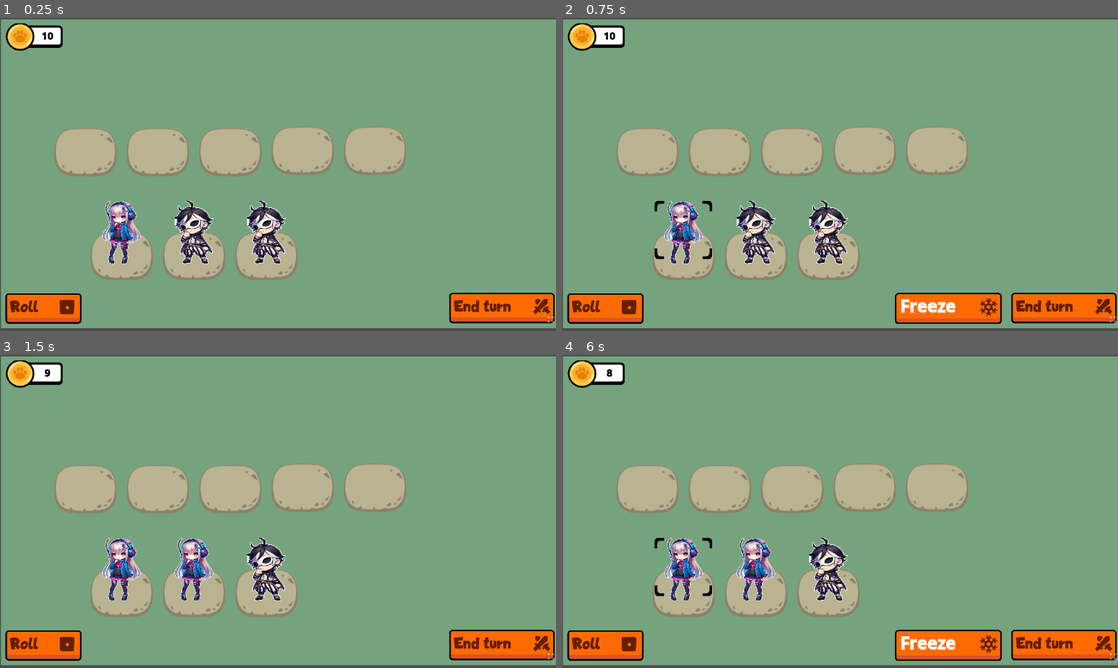
Above: before the commit, frames 1-4 (two rows, left to right).
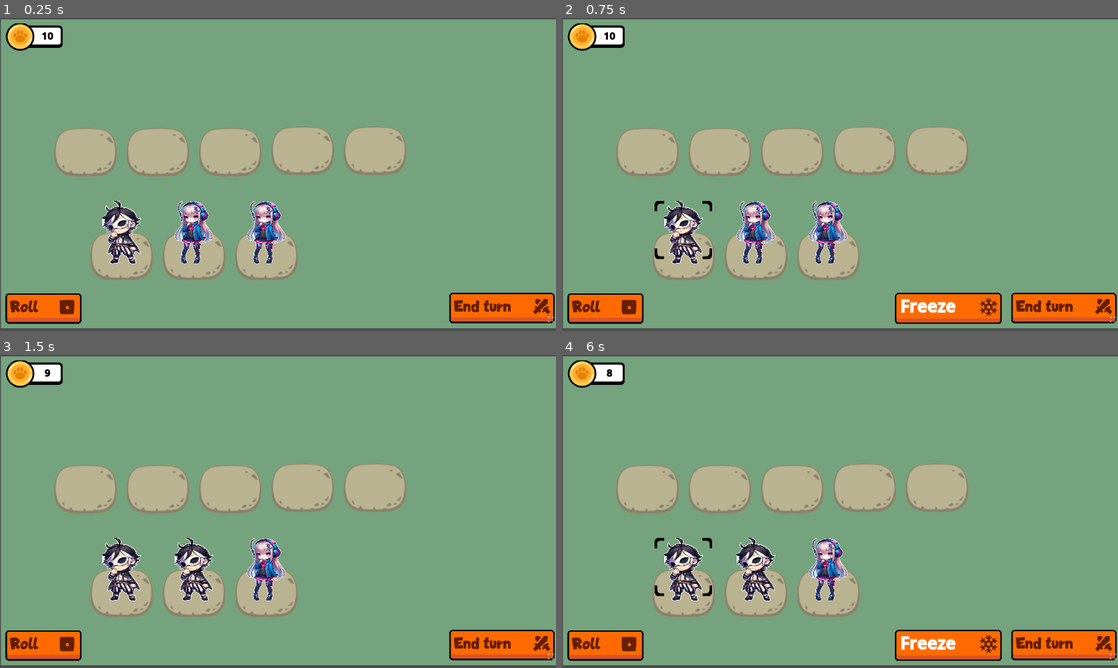
Above: after the commit, the same moments.

Repository: ganiyamustafa/godot-sabung
Game: Godot game, scene res://scenes/menu.tscn
Same seed, same stepped clock (60 frames per second), same inputs: the game is played once before the commit and once after it.
Inputs (mouse positions are in pixels of both pictures, inside the frame that each line leads up to):
- Up to frame 1 (0.25 s): no input
- Up to frame 2 (0.75 s): click (684, 233) at 0.52 s
- Up to frame 3 (1.5 s): click (44, 646) at 1.25 s
- Up to frame 4 (6 s): click (1062, 646) at 2 s; click "[valign px=-3][font_size=35][…" at 2.75 s; click (606, 646) at 3.5 s; click (1062, 646) at 4.25 s; click "[valign px=-3][font_size=35][…" at 5 s; click (684, 570) at 5.77 s

The runs differ from the first frame. In frame 1, 3.1% of the frame differs, in the area x 18-52%, y 58-79%; in frame 2, 3.1%; in frame 3, 3.1%; in frame 4, 3.1%.

Commit message:
nyatuin char node, tapi kodenya jadi makin pusing kayanya aowkwkwk

Diff:
--- a/project.godot
+++ b/project.godot
@@ -27,6 +27,8 @@
 
 tier1=""
 helper=""
+char=""
+shop=""
 
 [rendering]
 
--- a/scenes/active_team.tscn
+++ b/scenes/active_team.tscn
@@ -26,6 +26,7 @@
 offset_top = 101.0
 offset_right = 137.0
 offset_bottom = 201.0
+mouse_filter = 2
 texture = ExtResource("2_cqc04")
 expand_mode = 1
 
--- /dev/null
+++ b/scenes/char.tscn
@@ -0,0 +1,24 @@
+[gd_scene load_steps=4 format=3 uid="uid://ckxp4ts07iuu5"]
+
+[ext_resource type="Texture2D" uid="uid://ca2xuqc63llta" path="res://src/tile-1.png" id="1_6i0r5"]
+[ext_resource type="Texture2D" uid="uid://bjw6pdbln75co" path="res://src/chr_0000_00.png" id="2_c0mr3"]
+[ext_resource type="Script" path="res://scripts/char_drag_n_drop.gd" id="3_ce08o"]
+
+[node name="Char" type="Node2D"]
+
+[node name="Tile" type="TextureRect" parent="."]
+offset_top = 98.0
+offset_right = 130.0
+offset_bottom = 198.0
+texture = ExtResource("1_6i0r5")
+expand_mode = 1
+
+[node name="Char" type="TextureButton" parent="."]
+offset_left = 25.0
+offset_top = 34.0
+offset_right = 105.0
+offset_bottom = 164.0
+texture_normal = ExtResource("2_c0mr3")
+ignore_texture_size = true
+stretch_mode = 0
+script = ExtResource("3_ce08o")
--- a/scenes/char/chr_0000.tscn
+++ /dev/null
@@ -1,32 +0,0 @@
-[gd_scene load_steps=4 format=3 uid="uid://byxbxykgejlrl"]
-
-[ext_resource type="Texture2D" uid="uid://ca2xuqc63llta" path="res://src/tile-1.png" id="1_mvqeo"]
-[ext_resource type="Texture2D" uid="uid://bjw6pdbln75co" path="res://src/chr_0000_00.png" id="2_5oqks"]
-[ext_resource type="Script" path="res://scripts/char_0000.gd" id="3_jepmq"]
-
-[node name="Chr0000" type="Node2D"]
-
-[node name="chr0000" type="Control" parent="."]
-layout_mode = 3
-anchors_preset = 0
-offset_right = 133.0
-offset_bottom = 203.0
-
-[node name="Tile" type="TextureRect" parent="chr0000"]
-layout_mode = 0
-offset_top = 98.0
-offset_right = 130.0
-offset_bottom = 198.0
-texture = ExtResource("1_mvqeo")
-expand_mode = 1
-
-[node name="Char" type="TextureButton" parent="chr0000" groups=["char", "helper", "shop", "tier1"]]
-layout_mode = 0
-offset_left = 25.0
-offset_top = 34.0
-offset_right = 105.0
-offset_bottom = 164.0
-texture_normal = ExtResource("2_5oqks")
-ignore_texture_size = true
-stretch_mode = 0
-script = ExtResource("3_jepmq")
--- a/scenes/char/chr_0001.tscn
+++ /dev/null
@@ -1,32 +0,0 @@
-[gd_scene load_steps=4 format=3 uid="uid://cfllqyfyqrppy"]
-
-[ext_resource type="Texture2D" uid="uid://ca2xuqc63llta" path="res://src/tile-1.png" id="1_8wpal"]
-[ext_resource type="Texture2D" uid="uid://ccoqytu5ic22f" path="res://src/chr_0001_00.png" id="2_y6iyw"]
-[ext_resource type="Script" path="res://scripts/char_0001.gd" id="3_hfokn"]
-
-[node name="Chr0001" type="Node2D"]
-
-[node name="chr0001" type="Control" parent="."]
-layout_mode = 3
-anchors_preset = 0
-offset_right = 133.0
-offset_bottom = 203.0
-
-[node name="Tile" type="TextureRect" parent="chr0001"]
-layout_mode = 0
-offset_top = 98.0
-offset_right = 130.0
-offset_bottom = 198.0
-texture = ExtResource("1_8wpal")
-expand_mode = 1
-
-[node name="Char" type="TextureButton" parent="chr0001" groups=["char", "helper", "shop", "tier1"]]
-layout_mode = 0
-offset_left = 25.0
-offset_top = 34.0
-offset_right = 105.0
-offset_bottom = 164.0
-texture_normal = ExtResource("2_y6iyw")
-ignore_texture_size = true
-stretch_mode = 0
-script = ExtResource("3_hfokn")
--- a/scenes/menu.tscn
+++ b/scenes/menu.tscn
@@ -1,11 +1,12 @@
-[gd_scene load_steps=8 format=3 uid="uid://de74wqj3b1hf8"]
+[gd_scene load_steps=9 format=3 uid="uid://de74wqj3b1hf8"]
 
 [ext_resource type="Texture2D" uid="uid://dahixl4oftpmw" path="res://src/bg-test.png" id="1_kl0d8"]
 [ext_resource type="PackedScene" uid="uid://nxit81s8nt5w" path="res://scenes/shop_n_play.tscn" id="2_asv3n"]
+[ext_resource type="PackedScene" uid="uid://ckxp4ts07iuu5" path="res://scenes/char.tscn" id="4_jl35n"]
+[ext_resource type="Script" path="res://scripts/chr_0001.gd" id="5_0od5p"]
+[ext_resource type="Script" path="res://scripts/chr_0000.gd" id="5_r5gk0"]
 [ext_resource type="PackedScene" uid="uid://cbt6vshksmp2s" path="res://scenes/player_info.tscn" id="7_f8ime"]
 [ext_resource type="PackedScene" uid="uid://ce4xcerlkc6yh" path="res://scenes/active_team.tscn" id="9_veomw"]
-[ext_resource type="PackedScene" uid="uid://cfllqyfyqrppy" path="res://scenes/char/chr_0001.tscn" id="17_ut6ru"]
-[ext_resource type="PackedScene" uid="uid://byxbxykgejlrl" path="res://scenes/char/chr_0000.tscn" id="18_4fmel"]
 [ext_resource type="Texture2D" uid="uid://bb2v763772rbc" path="res://src/freeze-ice.png" id="18_a3wqe"]
 
 [node name="Menu" type="Control"]
@@ -27,7 +28,7 @@
 texture = ExtResource("1_kl0d8")
 expand_mode = 1
 
-[node name="ShopNPlay2" parent="." instance=ExtResource("2_asv3n")]
+[node name="ShopNPlay" parent="." instance=ExtResource("2_asv3n")]
 
 [node name="TmpControl" type="Control" parent="."]
 visible = false
@@ -43,9 +44,11 @@
 offset_right = 166.0
 offset_bottom = 445.0
 
-[node name="Chr0000" parent="TmpControl/ShopBundle" instance=ExtResource("18_4fmel")]
+[node name="chr_0001" parent="TmpControl/ShopBundle" groups=["char", "helper", "shop", "tier1"] instance=ExtResource("4_jl35n")]
+script = ExtResource("5_0od5p")
 
-[node name="Chr0001" parent="TmpControl/ShopBundle" instance=ExtResource("17_ut6ru")]
+[node name="chr_0000" parent="TmpControl/ShopBundle" groups=["char", "helper", "shop", "tier1"] instance=ExtResource("4_jl35n")]
+script = ExtResource("5_r5gk0")
 
 [node name="IceFreeze" type="TextureRect" parent="TmpControl" groups=["UI"]]
 layout_mode = 0
@@ -53,9 +56,10 @@
 offset_top = 277.0
 offset_right = 162.0
 offset_bottom = 427.0
+mouse_filter = 2
 texture = ExtResource("18_a3wqe")
 expand_mode = 1
 
+[node name="PlayerInfo" parent="." instance=ExtResource("7_f8ime")]
+
 [node name="ActiveTeam" parent="." instance=ExtResource("9_veomw")]
-
-[node name="PlayerInfo" parent="." instance=ExtResource("7_f8ime")]
--- a/scripts/char_0000.gd
+++ /dev/null
@@ -1,7 +0,0 @@
-extends CharDragNDrop
-
-const id = "0000"
-
-@export var level = 1
-@export var health = 2
-@export var attack = 2
--- a/scripts/char_0001.gd
+++ /dev/null
@@ -1,7 +0,0 @@
-extends CharDragNDrop
-
-const id = "0001"
-
-@export var level = 1
-@export var health = 1
-@export var attack = 2
--- a/scripts/char_drag_n_drop.gd
+++ b/scripts/char_drag_n_drop.gd
@@ -40,7 +40,11 @@
 	connect("mouse_exited", _on_mouse_exited)
 
 func _get_drag_data(at_position: Vector2) -> Variant:
-	var preview_node = duplicate()
+	var preview_node = get_parent().duplicate()
+	if preview_node.is_in_group("freeze"):
+		preview_node.remove_child(preview_node.get_node("./IceFreeze"))
+
+	preview_node.get_node("./Tile").visible = false
 
 #	change texture to null
 	original_texture_normal = texture_normal
@@ -53,34 +57,56 @@
 
 func _can_drop_data(at_position: Vector2, data: Variant) -> bool:
 	var dragable_original_node = instance_from_id(Global.char_dragged_id)
-	return (data.is_in_group("char") or data.is_in_group("item")) and not is_in_group("shop") and not is_in_group("item") and get_instance_id() != dragable_original_node.get_instance_id()
+	var empty_spaces = get_tree().get_nodes_in_group("empty_space").slice(1)
+	var char_node = get_parent()
+
+	return (data.is_in_group("char") or data.is_in_group("item")) and not char_node.is_in_group(
+		"shop") and get_instance_id() != dragable_original_node.get_instance_id() and (
+			empty_spaces or data.id == char_node.id
+		)
 
 func _replace_position_tile(at_position: Vector2, data: Variant) -> void:
 	var dragged_original_node = instance_from_id(Global.char_dragged_id)
+	var dragged_char_node = dragged_original_node.get_parent()
+	var dragged_tile_node = dragged_original_node.get_parent().get_parent()
+	var char_node = get_parent()
+	var tile_node = char_node.get_parent()
 
 #	add char to parent of dragable original node
-	dragged_original_node.get_parent().add_child(get_node(".").duplicate())
+	dragged_tile_node.add_child(get_parent().duplicate())
 
 #	remove original node
-	dragged_original_node.queue_free()
-	queue_free()
+	dragged_char_node.queue_free()
+	char_node.queue_free()
 
 #	add dragable node to parent
-	get_parent().add_child(data)
+	tile_node.add_child(data)
 
 func _drop_char_data(at_position: Vector2, data: Variant) -> void:
 	var dragged_original_node = instance_from_id(Global.char_dragged_id)
-	var this = get_node(".")
+	var dragged_char_node = dragged_original_node.get_parent()
+	var dragged_tile_node = dragged_char_node.get_parent()
+	var char_node = get_parent()
+	#var tile_node = char_node.get_parent()
 
-	print(owner)
-	if data.id == this.id:
-		this.level += data.level
-		dragged_original_node.get_parent().add_to_group("empty_space")
-		dragged_original_node.queue_free()
+	if dragged_char_node.id == char_node.id:
+		char_node.level += dragged_char_node.level
+		dragged_tile_node.add_to_group("empty_space")
+
+		if not dragged_char_node.is_in_group("shop"):
+			dragged_char_node.queue_free()
+
 		return
 
-	if not (data.is_in_group("shop") and is_in_group("shop")):
-		_replace_position_tile(at_position, data)
+	if not (data.is_in_group("shop") or char_node.is_in_group("shop")):
+		return _replace_position_tile(at_position, data)
+
+	if data.is_in_group("shop"):
+		var empty_spaces = get_tree().get_nodes_in_group("empty_space").slice(1)
+		if empty_spaces:
+			var empty_space = RandomUtils.choice(empty_spaces)
+			empty_space.drop_char_data(at_position, data)
+			return
 
 func _drop_item_data(at_position: Vector2, data: Variant) -> void:
 	pass
--- /dev/null
+++ b/scripts/chr_0000.gd
@@ -0,0 +1,16 @@
+extends Node2D
+
+const id = "0000"
+
+@export var level = 1
+@export var health = 2
+@export var attack = 2
+
+# Called when the node enters the scene tree for the first time.
+func _ready() -> void:
+	get_node("./Char").texture_normal = load("res://src/chr_0000_00.png")
+
+
+# Called every frame. 'delta' is the elapsed time since the previous frame.
+func _process(delta: float) -> void:
+	pass
--- /dev/null
+++ b/scripts/chr_0001.gd
@@ -0,0 +1,16 @@
+extends Node2D
+
+const id = "0001"
+
+@export var level = 1
+@export var health = 2
+@export var attack = 2
+
+# Called when the node enters the scene tree for the first time.
+func _ready() -> void:
+	get_node("./Char").texture_normal = load("res://src/chr_0001_00.png")
+
+
+# Called every frame. 'delta' is the elapsed time since the previous frame.
+func _process(delta: float) -> void:
+	pass
--- a/scripts/freeze_btn.gd
+++ b/scripts/freeze_btn.gd
@@ -2,7 +2,7 @@
 
 func _get_char_selected_node() -> Node:
 	if Global.char_selected_id:
-		return instance_from_id(Global.char_selected_id)
+		return instance_from_id(Global.char_selected_id).get_parent()
 
 	return null
 
@@ -14,7 +14,7 @@
 
 func _add_ice_node_as_char_shop_child(char_node: Node) -> void:
 	var ice_node = _get_ice_node()
-	ice_node.set_position(Vector2(-40, -5))
+	ice_node.set_position(Vector2(-15, 25))
 	char_node.add_child(ice_node)
 
 func _remove_ice_node_from_char_shop_child(char_node: Node) -> void:
--- a/scripts/pet_shop.gd
+++ b/scripts/pet_shop.gd
@@ -16,7 +16,7 @@
 func _remove_children() -> void:
 	for child in get_children():
 #		only remove not freezed char
-		if child.get_node("./Char") and not child.get_node("./Char").is_in_group("freeze"):
+		if not child.is_in_group("freeze"):
 			child.queue_free()
 
 func _get_char_shop_filter(data: Node) -> bool:
@@ -41,10 +41,10 @@
 
 	return [shop_char_datas, shop_item_datas]
 
-func _create_char_shop_node(char_nodes: Array[Node], pos_x: int, pos_y: int, width: int = 130, height: int = 100) -> Control:
+func _create_char_shop_node(char_nodes: Array[Node], pos_x: int, pos_y: int, width: int = 130, height: int = 100) -> Node:
 #	create new random char node
-	var char_shop_control: Control = RandomUtils.choice(char_nodes).get_parent().duplicate()
-	char_shop_control.get_node("./Char").remove_from_group("helper")
+	var char_shop_control = RandomUtils.choice(char_nodes).duplicate()
+	char_shop_control.remove_from_group("helper")
 
 #	set char node position
 	char_shop_control.set_position(Vector2(pos_x, pos_y))
@@ -59,7 +59,7 @@
 
 	for child in get_children():
 #		append child if char is freeze
-		if child.get_node("./Char") and child.get_node("./Char").is_in_group("freeze"):
+		if child.is_in_group("freeze"):
 			freeze_char.append(child)
 
 	return freeze_char
--- a/scripts/tile.gd
+++ b/scripts/tile.gd
@@ -1,19 +1,16 @@
 extends Control
 
-
-func _can_drop_data(at_position: Vector2, data: Variant) -> bool:
-	return data.is_in_group("char") and is_in_group("empty_space")
-
-func _drop_data(at_position: Vector2, data: Variant) -> void:
+func drop_char_data(at_position: Vector2, data: Variant) -> void:
 	var dragged_original_node = instance_from_id(Global.char_dragged_id)
+	var dragged_original_parent_node = dragged_original_node.get_parent()
 
 #	remove ice freeze from node
-	if data.is_in_group("freeze"):
-		data.remove_child(data.get_node("IceFreeze"))
+	if dragged_original_parent_node.is_in_group("freeze"):
+		dragged_original_parent_node.remove_child(dragged_original_parent_node.get_node("./IceFreeze"))
 
 #	remove before space to empty
 	if not dragged_original_node.is_in_group("shop"):
-		dragged_original_node.get_parent().add_to_group("empty_space")
+		dragged_original_parent_node.get_parent().add_to_group("empty_space")
 
 #	remove char from group
 	data.remove_from_group("freeze")
@@ -26,8 +23,16 @@
 #	remove from empty space group
 	remove_from_group("empty_space")
 
+	data.set_position(Vector2(9, 0))
+
 #	add node to tile
 	add_child(data)
+
+func _can_drop_data(at_position: Vector2, data: Variant) -> bool:
+	return data.is_in_group("char") and is_in_group("empty_space")
+
+func _drop_data(at_position: Vector2, data: Variant) -> void:
+	drop_char_data(at_position, data)
 
 # Called when the node enters the scene tree for the first time.
 func _ready() -> void:
